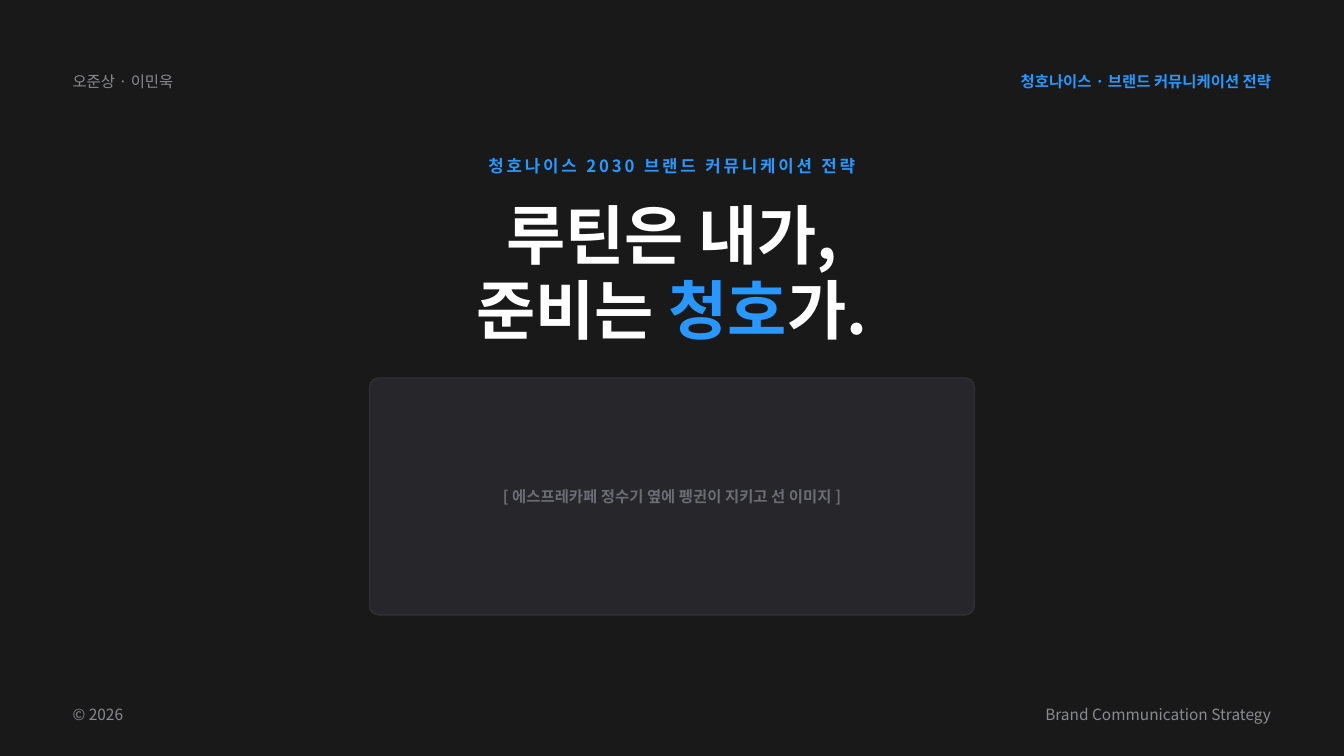
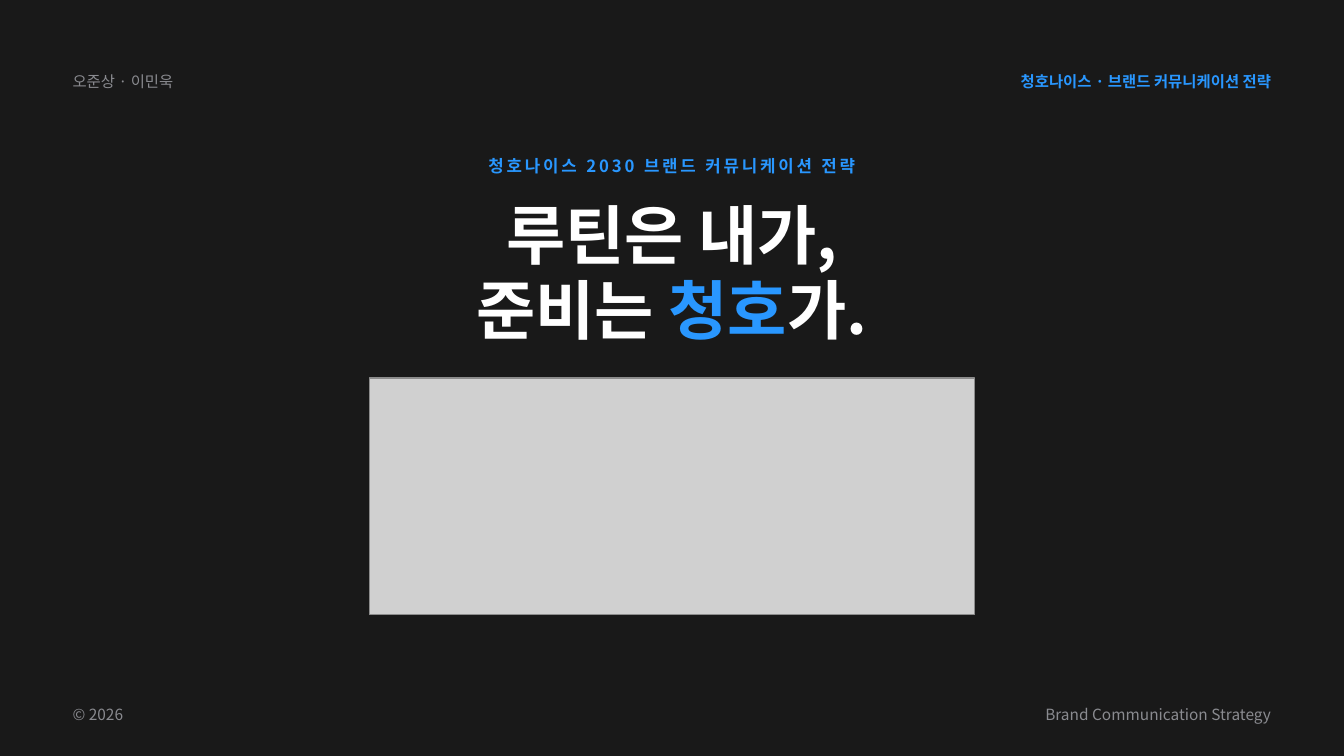
Before and after one commit to PhrenO0/CHAI-AI, a slide deck: slide 1 of 청호나이스-브랜드전략-제안.pptx. Drawn at 1344x756 pixels with LibreOffice and Linux fonts; fonts in the diff are those of the drawing; grey boxes stand for pictures. Boxes give left, top, right and bottom in pixels: in the first picture for what was removed or moved away, otherwise in the second. Text is boxed around its words. In the diff, an @@ line names an element or a change of style, - is before the commit and + after.

```diff
--- a/청호나이스-브랜드전략-제안.pptx
+++ b/청호나이스-브랜드전략-제안.pptx
@@ rounded rectangle removed at [370,378,975,615] @@
@@ picture added at [370,378,975,615] @@
@@ text removed at [512,489,832,503] @@
-[ 에스프레카페 정수기 옆에 펭귄이 지키고 선 이미지 ]
```
Also in this commit, not shown: 3 other slides changed, 8 other files.
